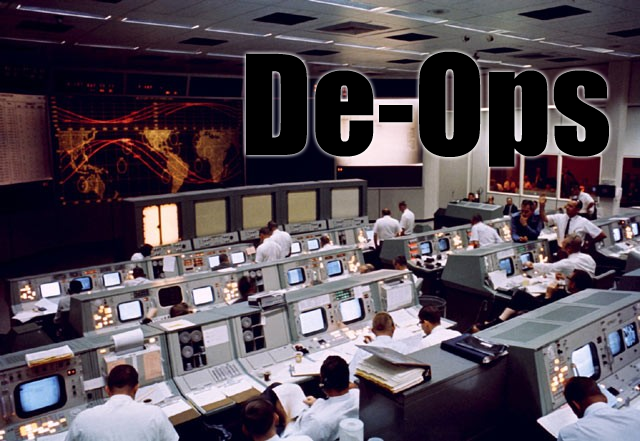
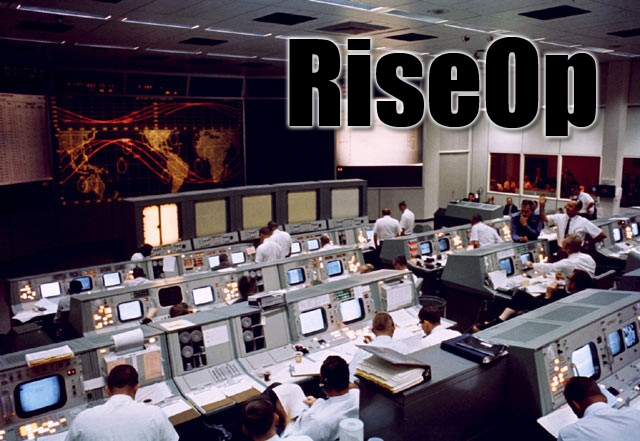
Two versions of the same layered image (640x441). Layer-by-layer changes:
added layer "RiseOp" above "nh" over [289, 37, 596, 136]
renamed "De-Ops" to "nh", hid it over [246, 51, 609, 167]
